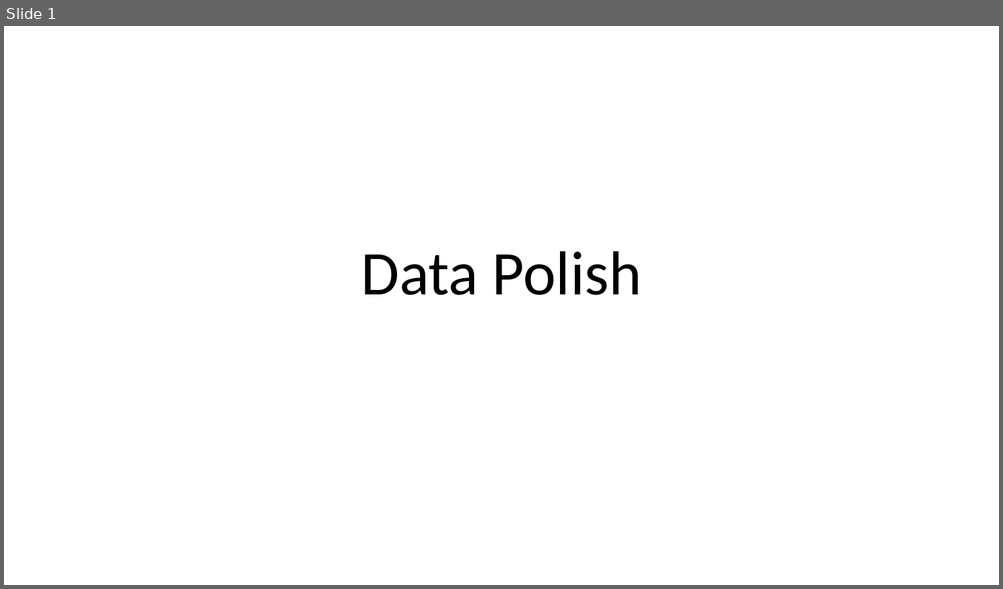
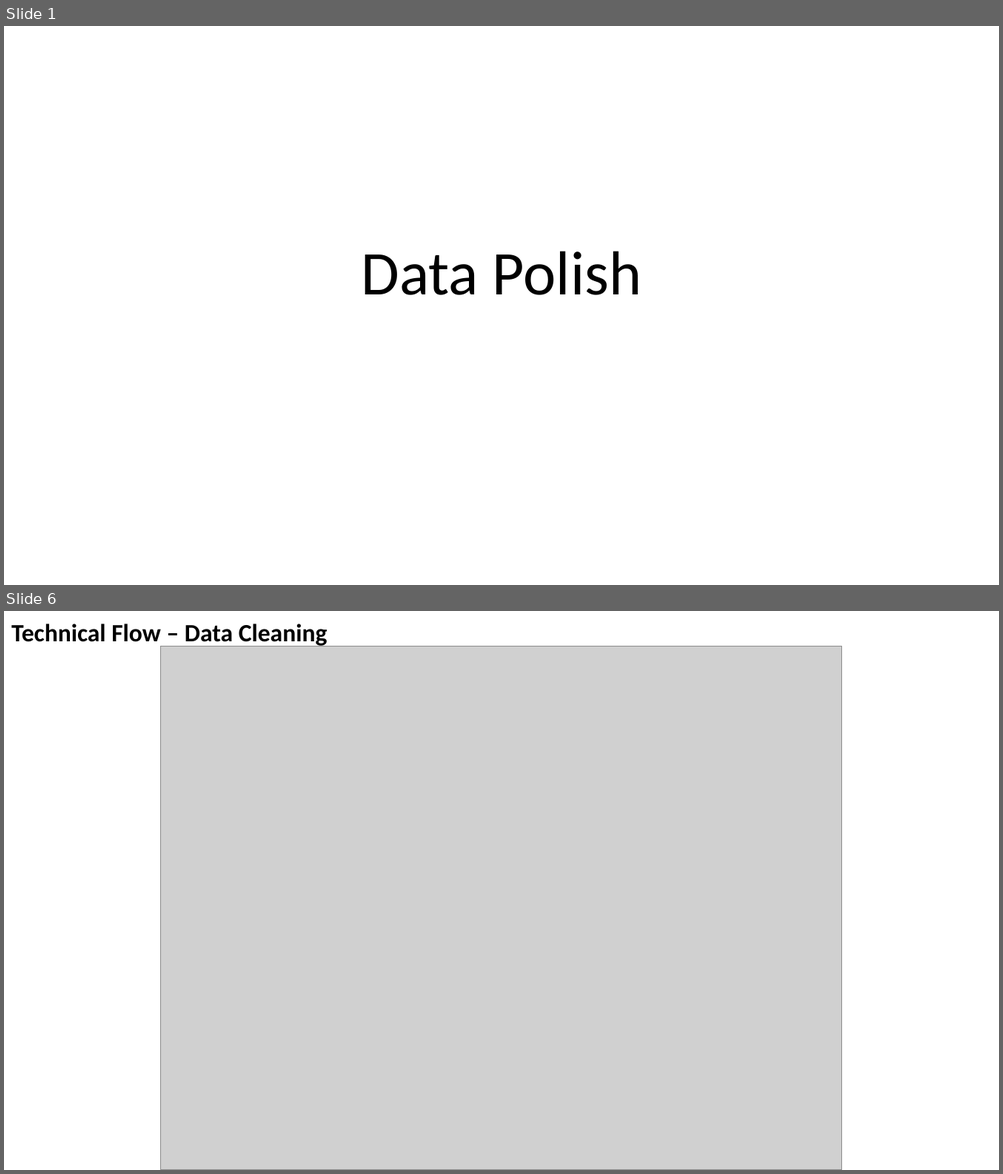
Before and after one commit to SeanMcCrossanTUD/TUD-Group-Project, a slide deck: Project supporting Artifacts/Friday Presentations/presentation_Friday_0112.pptx. Shown one above the other, each under a label of ours: slide 1 before the commit, slides 1 and 6 after it; the slides between them are not shown. The pictures are 1003x589 and 1003x1174 pixels, drawn with LibreOffice and Linux fonts; fonts in the diff are those of the drawing; grey boxes stand for pictures. Boxes give left, top, right and bottom in pixels: in the first picture for what was removed or moved away, otherwise in the second. Text is boxed around its words. In the diff, an @@ line names an element or a change of style, - is before the commit and + after.

```diff
--- a/Project supporting Artifacts/Friday Presentations/presentation_Friday_0112.pptx
+++ b/Project supporting Artifacts/Friday Presentations/presentation_Friday_0112.pptx
@@ slide 6 added at bbox=[4, 611, 999, 1170], background #FFFFFF @@
@@ title added at bbox=[11, 624, 327, 648], 24 pt, text #000000, bold @@
+Technical Flow – Data Cleaning
@@ picture added at bbox=[161, 646, 842, 1170] @@
```
Also in this commit, not shown: 3 slides changed, 3 other slides added.
